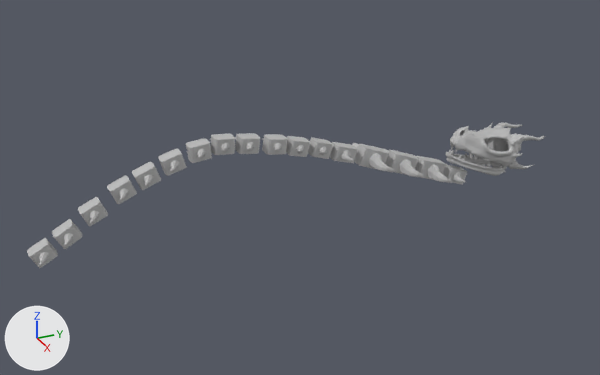
Before and after pictures for a commit that changed the FBX model TrialsOfTheRiftWC/Assets/Art/Models/Character/DA_CHAR-M_Rift.fbx.
Before and after are seen from a 50 mm lens placed at (39.0, -30.0, 20.6), pointed at (-0.2, -12.3, 1.0). The lights are fixed; the arrows at lower left show +X, +Y and +Z. Where no turn or scale is listed for an object, it has been applied to the vertices.

The first picture shows 'Rift_Head', 'Rift_LowerJaw', 'Spinal', 'Spinal10', 'Spinal13', 'Spinal14', 'Spinal15', 'Spinal4', 'Spinal5', 'Spinal6', 'Spinal7', 'Spinal9'.
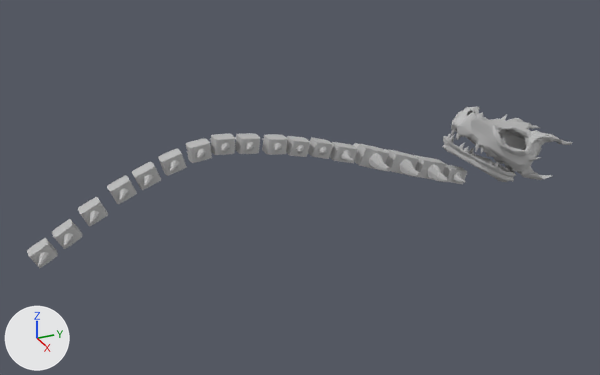
What differs and where, as boxes (x1, y1, x2, y2) in the pictures (600 x 375 px):
'Rift_Head', moved, turned, rescaled
    before: (450, 122, 545, 169)
    after: (451, 107, 573, 180)
'Rift_LowerJaw', moved, turned, rescaled
    before: (446, 152, 507, 176)
    after: (442, 136, 516, 182)

The change in detail:
Object 'Rift_LowerJaw' (ob_rift_lowerjaw) moves from (0.0, 0.0, 0.0) to (0.0, 0.2, -0.19).
Object 'Rift_LowerJaw' (ob_rift_lowerjaw) turns from (90, 0, 0) to (78, 0, 0) degrees about x, y and z.
Object 'Rift_LowerJaw' (ob_rift_lowerjaw) is rescaled from (0.01, 0.01, 0.01) to (0.0134, 0.0134, 0.0134).
Object 'Rift_Head' (ob_rift_head) moves from (0.0, 0.0, 0.0) to (0.0, 0.2, -0.19).
Object 'Rift_Head' (ob_rift_head) turns from (90, 0, 0) to (78, 0, 0) degrees about x, y and z.
Object 'Rift_Head' (ob_rift_head) is rescaled from (0.01, 0.01, 0.01) to (0.0134, 0.0134, 0.0134).
